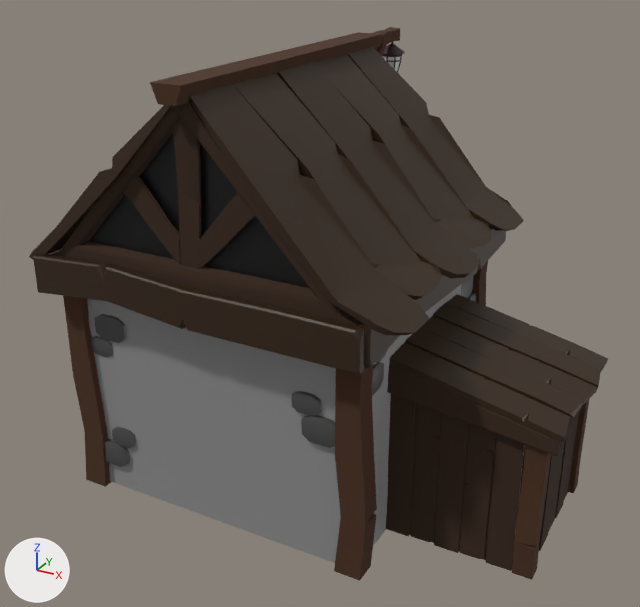
The FBX model Assets/Background/Barn.fbx as it was, and as the next commit left it.
Camera for both pictures: a camera (50 mm lens) standing at (15.8, -26.2, 19.4) and looking at (1.2, 0.3, 6.2). Lighting does not change. The marker at lower left points along +X, +Y and +Z. Where no turn or scale is listed for an object, it has been applied to the vertices. Vertices at the same position are counted once.
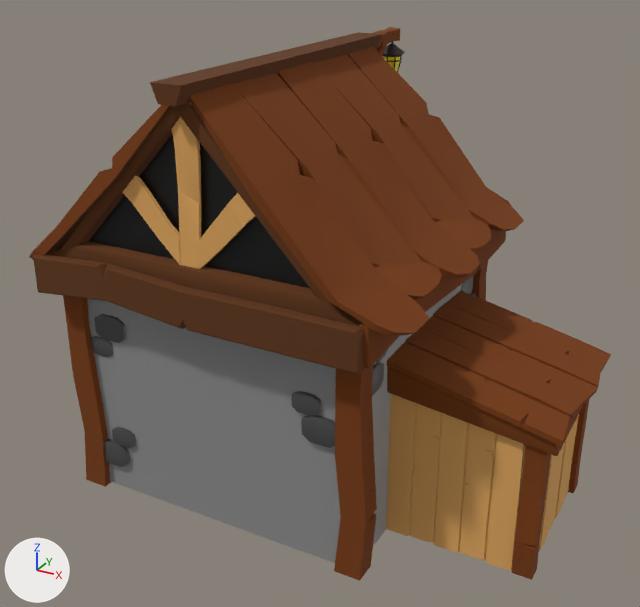
The newer file is also rescaled (x0.58), turned or shifted as a whole; pictures and numbers use the older file's frame.

Patch to the scene script:
```diff
--- a/Assets/Background/Barn.fbx.py
+++ b/Assets/Background/Barn.fbx.py
@@ mat_shingle2 @@
+mat_shingle2 = principled_material('Shingle2')
+mat_shingle2.base_color = (0.115, 0.0339, 0.00472)  # brown #5f340f
+mat_shingle2.roughness = 1.0
@@ mat_shingle4 @@
+mat_shingle4 = principled_material('Shingle4')
+mat_shingle4.base_color = (0.184, 0.0413, 0.0)  # brown #773900
+mat_shingle4.roughness = 1.0
@@ mat_light_001 @@
+mat_light_001 = principled_material('Light.001')
+mat_light_001.base_color = (1.0, 0.816, 0.0)  # yellow #ffe900
@@ mat_walls @@
+mat_walls = principled_material('Walls')
+mat_walls.base_color = (0.748, 0.39, 0.114)  # orange #e0a85f
+mat_walls.roughness = 1.0
@@ me_cube_001 @@
 me_cube_001.from_pydata(...)  # 3071 vertices, 2801 faces; spans x -7.5..11.4, y -14.8..0.8, z -14.3..1.2
+# me_cube_001 part 1: all 16 faces that had it switch from mat_light (white #e7e7e7) to mat_light_001 (yellow #ffe900)
+# me_cube_001 part 2: 39 of the faces centred in x -6.2..6.1, y -14.8..-13.3, z -6.3..-4.8 switch from mat_plain_wood (brown #311e08) to mat_shingle2 (brown #5f340f)
+# me_cube_001 part 3: 1 of the faces centred in x -3.6, y -13.4, z -2.9 switch from mat_plain_wood (brown #311e08) to mat_shingle2 (brown #5f340f)
+# me_cube_001 part 4: 420 of the faces centred in x -7.4..11.3, y -14.6..-2.1, z -8.7..1.0 switch from mat_plain_wood (brown #311e08) to mat_shingle4 (brown #773900)
+# me_cube_001 part 5: 5 of the faces centred in x -0.4..0.4, y -14.8..-14.6, z 0.7..1.2 switch from mat_roof2 (brown #482c18) to mat_shingle2 (brown #5f340f)
+# me_cube_001 part 6: 5 of the faces centred in x -0.5..0.4, y -2.0..-1.8, z 0.7..1.2 switch from mat_roof2 (brown #482c18) to mat_shingle2 (brown #5f340f)
+# me_cube_001 part 7: 3 of the faces centred in x -0.5..0.4, y -8.3, z 1.0..1.2 switch from mat_roof2 (brown #482c18) to mat_shingle2 (brown #5f340f)
+# me_cube_001 part 8: 185 of the faces centred in x -6.1..6.1, y -3.5..0.5, z -14.3..1.2 switch from mat_roof2 (brown #482c18) to mat_shingle4 (brown #773900)
+# me_cube_001 part 9: 23 of the faces centred in x -5.8..-4.8, y -13.9..-13.1, z -14.3..-5.3 switch from mat_roof2 (brown #482c18) to mat_shingle4 (brown #773900)
+# me_cube_001 part 10: 23 of the faces centred in x 4.9..5.9, y -13.9..-13.1, z -14.3..-5.3 switch from mat_roof2 (brown #482c18) to mat_shingle4 (brown #773900)
+# me_cube_001 part 11: 23 of the faces centred in x 10.1..10.8, y -11.5..-10.8, z -14.1..-8.8 switch from mat_roof2 (brown #482c18) to mat_shingle4 (brown #773900)
+# me_cube_001 part 12: 23 of the faces centred in x 10.1..10.8, y -6.2..-5.5, z -14.1..-8.8 switch from mat_roof2 (brown #482c18) to mat_shingle4 (brown #773900)
+# me_cube_001 part 13: 20 of the faces centred in x -5.7..5.7, y -14.3..-13.2, z -5.0..-1.5 switch from mat_small_shed (brown #362315) to mat_shingle2 (brown #5f340f)
+# me_cube_001 part 14: 1 of the faces centred in x 3.7, y -8.4, z -3.0 switch from mat_small_shed (brown #362315) to mat_shingle2 (brown #5f340f)
+# me_cube_001 part 15: 4 of the faces centred in x 5.2..8.1, y -11.5..-11.4, z -8.9..-8.0 switch from mat_small_shed (brown #362315) to mat_shingle4 (brown #773900)
+# me_cube_001 part 16: 237 of the faces centred in x 5.5..10.7, y -11.3..-5.7, z -14.2..-8.5 switch from mat_small_shed (brown #362315) to mat_walls (orange #e0a85f)
+# me_cube_001 part 17: 57 of the faces centred in x -2.4..2.3, y -14.2..-14.0, z -4.4..0.6 switch from mat_small_shed (brown #362315) to mat_walls (orange #e0a85f)
 me_cube_001.materials.append(mat_lantern)
@@ me_cube_001 @@
 me_cube_001.materials.append(mat_plain_stone)
-me_cube_001.materials.append(mat_door)  # brown #5f4312
```

Location of each change, (x1, y1, x2, y2) in pixels of the pictures (640 x 607 px):
part 1 of me_cube_001, recoloured
    both: (383, 56, 400, 71)
part 2 of me_cube_001, recoloured
    both: (33, 230, 364, 374)
part 3 of me_cube_001, recoloured
    both: (64, 177, 119, 235)
part 4 of me_cube_001, recoloured
    both: (29, 47, 601, 418)
part 5 of me_cube_001, recoloured
    both: (150, 80, 191, 106)
part 6 of me_cube_001, recoloured
    both: (354, 32, 382, 49)
part 7 of me_cube_001, recoloured
    both: (161, 34, 377, 103)
part 8 of me_cube_001, recoloured
    both: (374, 27, 488, 301)
part 9 of me_cube_001, recoloured
    both: (63, 296, 111, 487)
part 10 of me_cube_001, recoloured
    both: (334, 364, 377, 581)
part 11 of me_cube_001, recoloured
    both: (512, 445, 551, 580)
part 12 of me_cube_001, recoloured
    both: (568, 400, 589, 493)
part 13 of me_cube_001, recoloured
    both: (52, 103, 362, 326)
part 14 of me_cube_001, recoloured
    both: (186, 103, 345, 315)
part 15 of me_cube_001, recoloured
    both: (387, 391, 557, 456)
part 16 of me_cube_001, recoloured
    both: (386, 394, 579, 571)
part 17 of me_cube_001, recoloured
    both: (122, 102, 255, 269)
